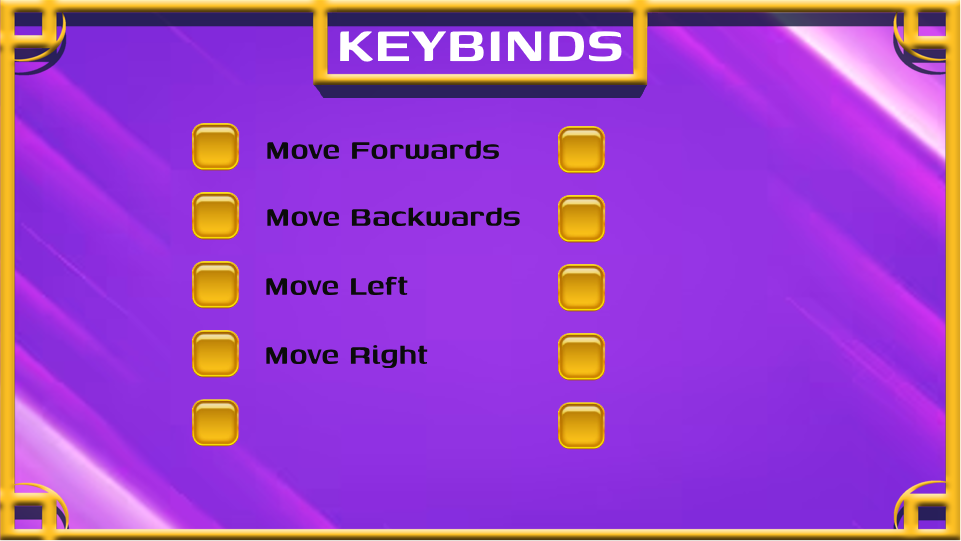
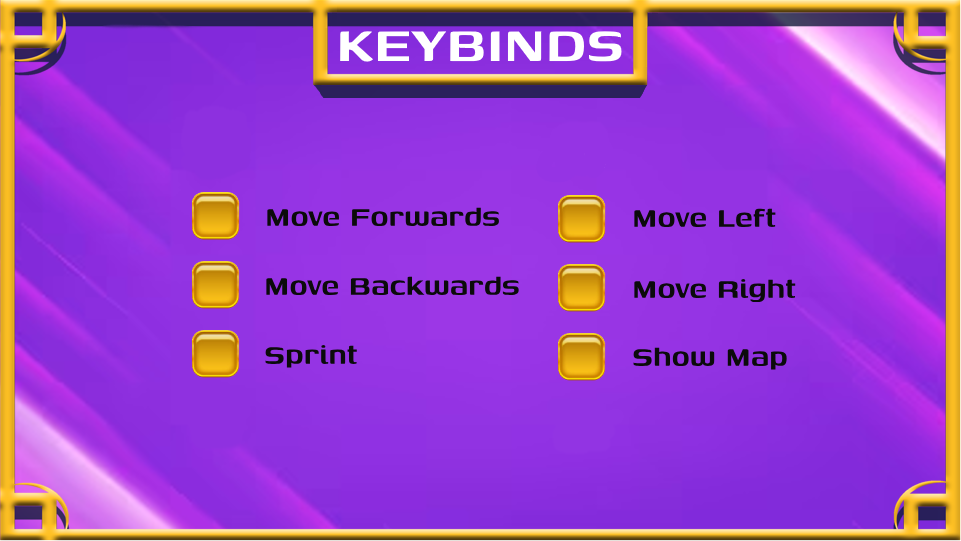
Two versions of the same layered image (961 x 541). Layer-by-layer changes:
added layer "Show Map" above "Move Right" over [633, 347, 787, 370]
added layer "Move Right" above "Move Left" over [634, 279, 796, 302]
renamed "Move Forwards" to "Move Left", painted on it over [267, 140, 776, 227]
renamed "Move Backwards" to "Move Forwards", painted on it over [351, 207, 520, 226]
renamed "Move Left" to "Move Backwards", painted on it over [350, 276, 519, 295]
renamed "Move Right" to "Sprint", painted on it over [265, 345, 428, 368]
painted on "Layer 6 copy" over [102, 23, 656, 454]
